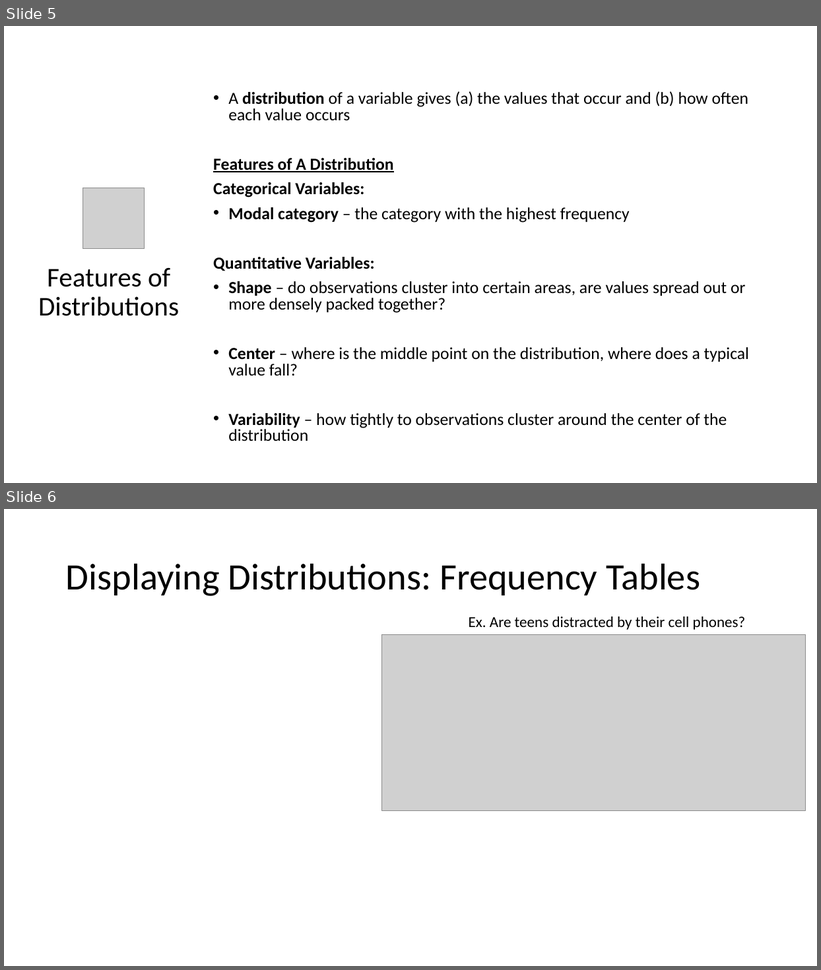
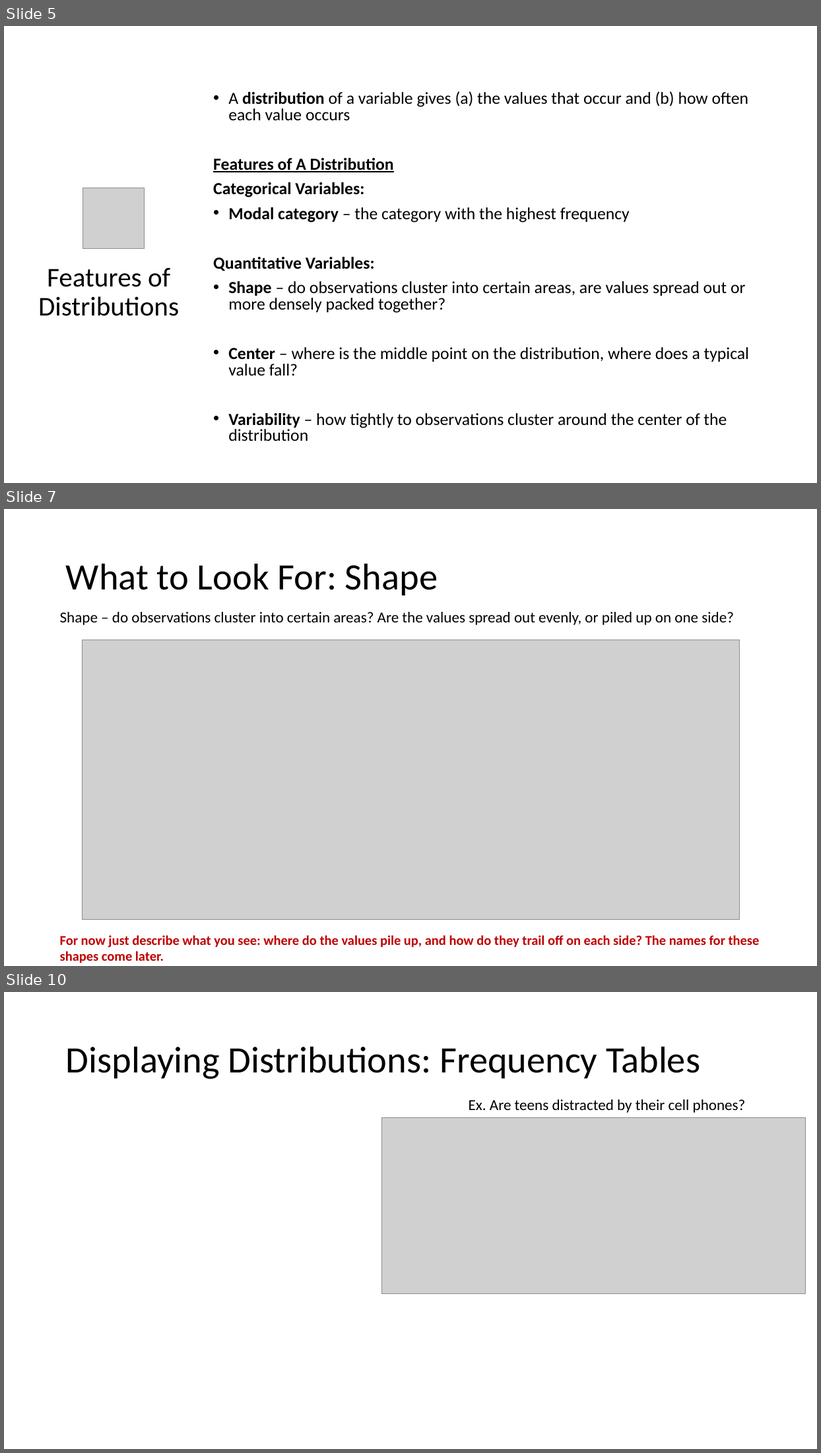
Before and after one commit to Jarred6068/Kvamme_UI_STAT251, a slide deck: docs/lecture_slides/Week 2/Week2_Lecture3_Slides_1_19_2024.pptx. Shown one above the other, each under a label of ours: slides 5 and 6 before the commit, slides 5, 7 and 10 after it; the slides between them are not shown. The pictures are 821x970 and 821x1453 pixels, drawn with LibreOffice and Linux fonts; fonts in the diff are those of the drawing; grey boxes stand for pictures. Boxes give left, top, right and bottom in pixels: in the first picture for what was removed or moved away, otherwise in the second. Text is boxed around its words. In the diff, an @@ line names an element or a change of style, - is before the commit and + after.

Commit message:
Add distribution feature figure assets
Add a new R script (`docs/assets/make_distribution_feature_figures.R`) to generate four lecture visuals for distribution concepts (modal category, shape, center, and variability), and include the rendered PNG outputs in `docs/assets/` for use in the Week 2 Lecture 3 slides.

```diff
--- a/docs/lecture_slides/Week 2/Week2_Lecture3_Slides_1_19_2024.pptx
+++ b/docs/lecture_slides/Week 2/Week2_Lecture3_Slides_1_19_2024.pptx
@@ slide 7 added at [4,509,817,966], background #FFFFFF @@
@@ title added at [66,563,438,595], 44 pt, text #000000 @@
+What to Look For: Shape
@@ text added at [60,612,734,625], 18 pt, text #000000 @@
+Shape – do observations cluster into certain areas? Are the values spread out evenly, or piled up on one side?
@@ picture added at [82,640,740,920] @@
@@ text added at [60,935,760,964], 16 pt, text #C00000, bold @@
+For now just describe what you see: where do the values pile up, and how do they trail off on each side? The names for these shapes come later.
@@ what was slide 6 is now slide 10 @@
```
Also in this commit, not shown: 1 slide changed, 3 other slides added, 7 other files.
